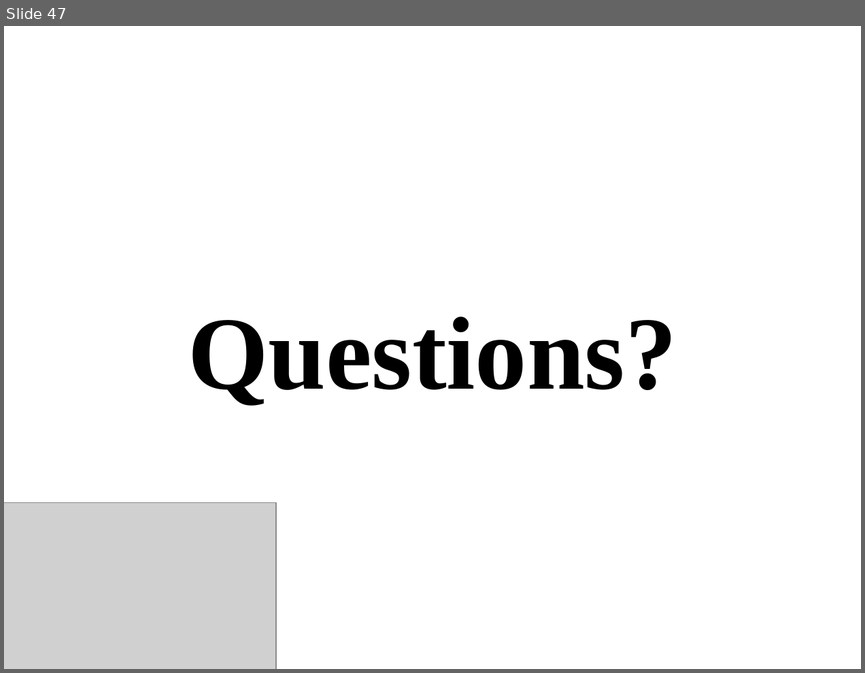
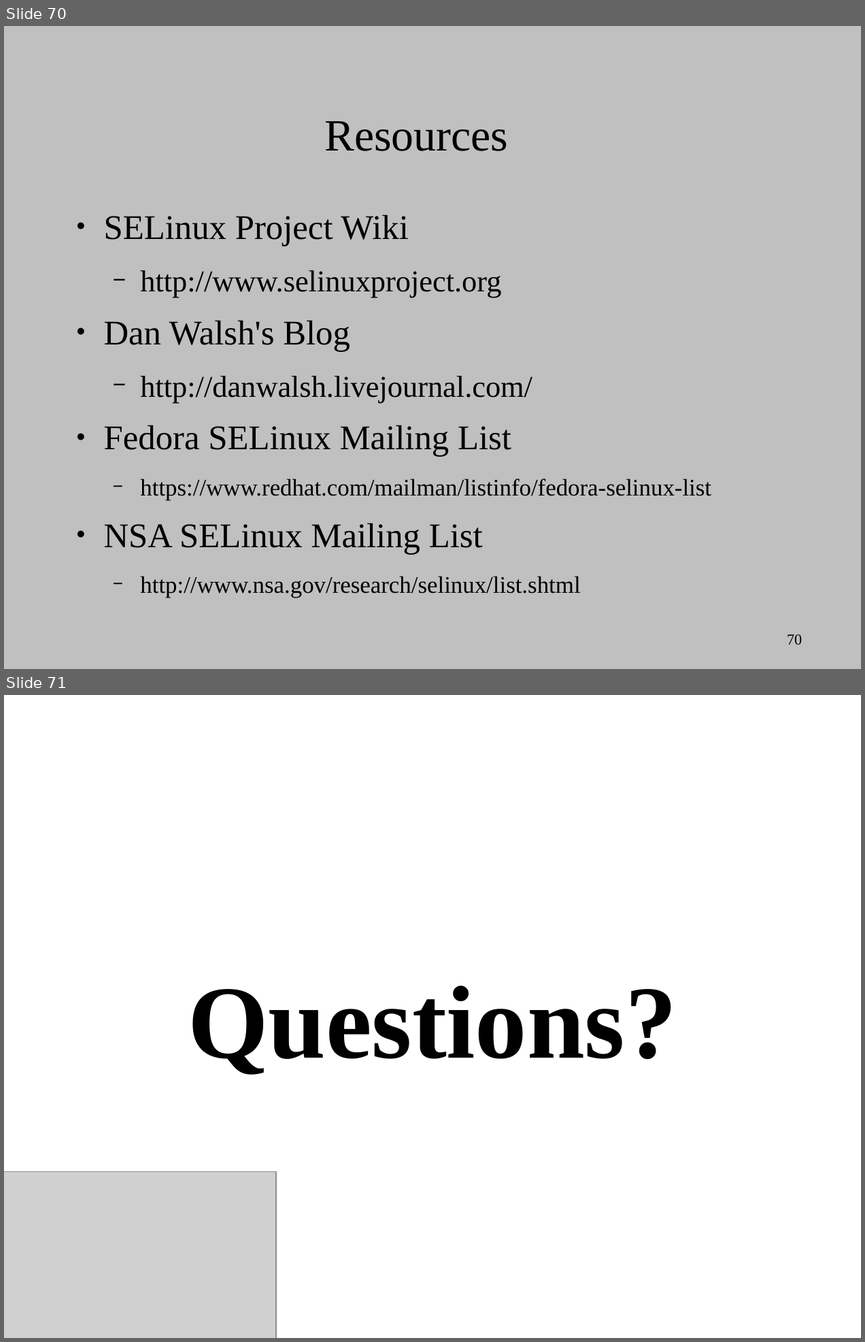
Before and after one commit to dpquigl/demystifying-selinux-part2, a slide deck: demystifying_selinux_part2_OSCON_19JUL2014.odp. Shown one above the other, each under a label of ours: slide 47 before the commit, slides 70 and 71 after it. The pictures are 865x673 and 865x1342 pixels, drawn with LibreOffice and Linux fonts; fonts in the diff are those of the drawing; grey boxes stand for pictures. Boxes give left, top, right and bottom in pixels: in the first picture for what was removed or moved away, otherwise in the second. Text is boxed around its words. In the diff, an @@ line names an element or a change of style, - is before the commit and + after.

```diff
--- a/demystifying_selinux_part2_OSCON_19JUL2014.odp
+++ b/demystifying_selinux_part2_OSCON_19JUL2014.odp
@@ slide 70 added at bbox=[4, 26, 861, 669], background #C0C0C0 @@
@@ title added at bbox=[324, 121, 508, 151], 41.4 pt, text #000000 @@
+Resources
@@ text added at bbox=[104, 214, 711, 598], 22 pt, text #000000 @@
+● SELinux Project Wiki
+  − http://www.selinuxproject.org
+● Dan Walsh's Blog
+  − http://danwalsh.livejournal.com/
+● Fedora SELinux Mailing List
+  − https://www.redhat.com/mailman/listinfo/fedora-selinux-list
+● NSA SELinux Mailing List
+  − http://www.nsa.gov/research/selinux/list.shtml
@@ page number added at bbox=[787, 634, 802, 644], 14 pt, text #000000 @@
+70
@@ what was slide 47 is now slide 71 @@
```
Also in this commit, not shown: 14 slides changed, 23 other slides added, 1 other file.
